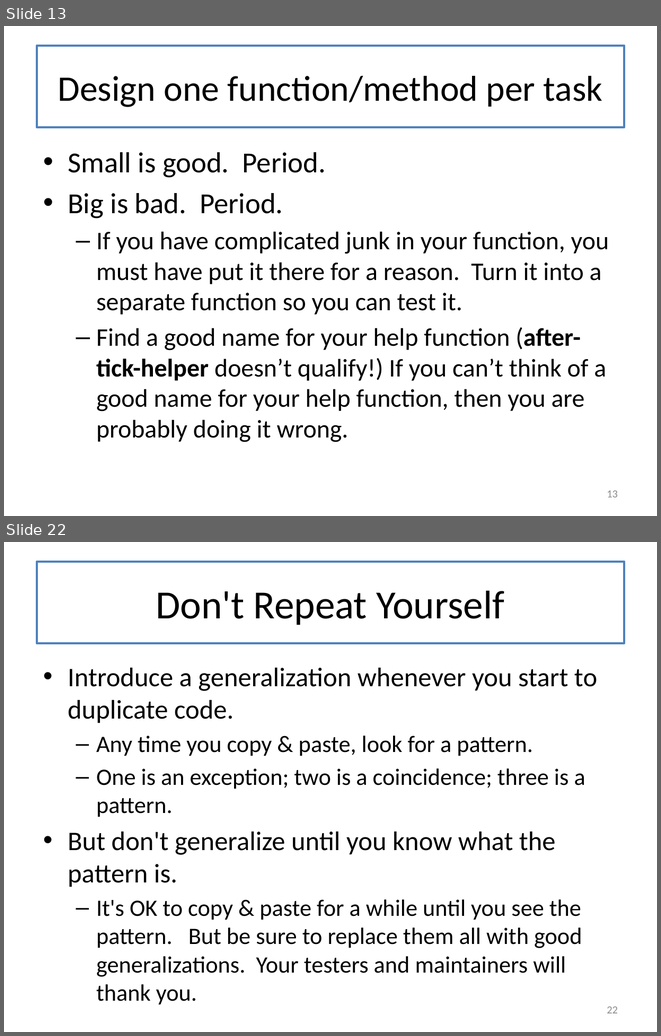
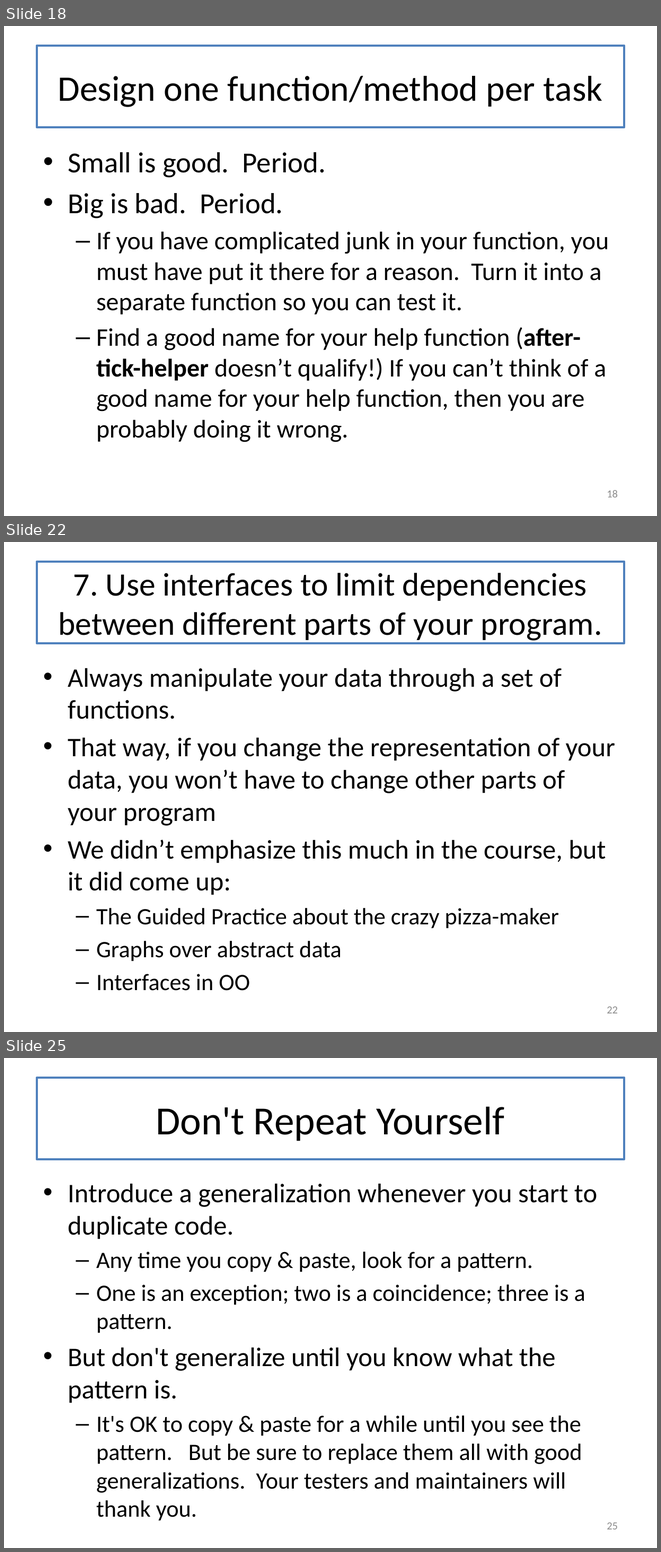
Before and after one commit to mwand/cs5010f16, a slide deck: Slides/Lesson 12.1 The Last Lecture.pptx. Shown one above the other, each under a label of ours: slides 13 and 22 before the commit, slides 18, 22 and 25 after it; the slides between them are not shown. The pictures are 661x1036 and 661x1552 pixels, drawn with LibreOffice and Linux fonts; fonts in the diff are those of the drawing. Boxes give left, top, right and bottom in pixels: in the first picture for what was removed or moved away, otherwise in the second. Text is boxed around its words. In the diff, an @@ line names an element or a change of style, - is before the commit and + after.

```diff
--- a/Slides/Lesson 12.1 The Last Lecture.pptx
+++ b/Slides/Lesson 12.1 The Last Lecture.pptx
@@ slide 22 added at [4, 542, 657, 1032], background #FFFFFF @@
@@ title added at [37, 562, 624, 643], fill #FFFFFF, outline #4F81BD 2.25 pt, 36 pt, text #000000 @@
+7. Use interfaces to limit dependencies between different parts of your program.
@@ text added at [68, 668, 615, 990], 29.6 pt, text #000000 @@
+• Always manipulate your data through a set of functions.
+• That way, if you change the representation of your data, you won’t have to change other parts of your program
+• We didn’t emphasize this much in the course, but it did come up:
+  – The Guided Practice about the crazy pizza-maker
+  – Graphs over abstract data
+  – Interfaces in OO
@@ page number added at [607, 1006, 618, 1013], 12 pt, text #8C8C8C @@
+22
@@ what was slide 13 is now slide 18 @@
@@ page number at [607, 490, 618, 497]: text changed @@
-13
+18
@@ what was slide 22 is now slide 25 @@
@@ page number at [607, 1522, 618, 1529]: text changed @@
-22
+25
```
Also in this commit, not shown: 11 slides changed, 4 other slides added, 3 slides removed.
